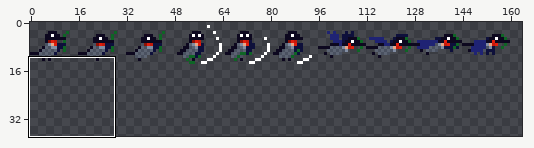
File history of a sprite sheet, src/data/image/2-sprites.png. Above: a wide view before the commit, with the close-up outlined.
Close-up. Before the edit:
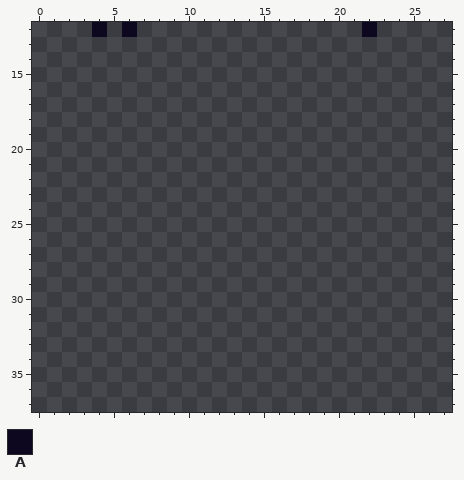
The file is 256x256 pixels. Shown: x 0..27, y 12..37. The wide view leaves out empty margins.
Palette (. is transparent): A #0d081f
Pixels before, first column x 4:
12 A.A...............A
After the commit:
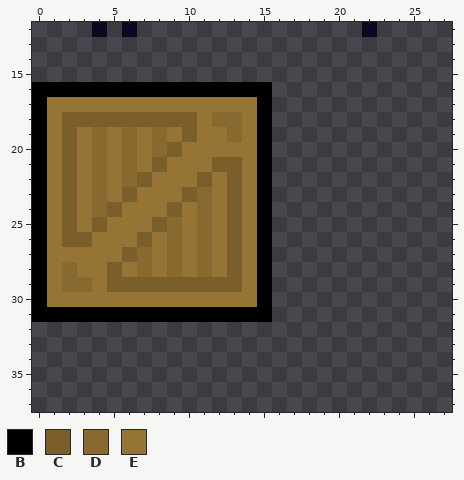
Colours new in this view: B #000000  C #7b5f2b  D #88692f  E #967436
From old to new:
Changed rows in their new state; - is an unchanged pixel.
first column x 0:
16 BBBBBBBBBBBBBBBB
17 BEEEEEEEEEEEEEEB
18 BECCCCCCCCCEDDEB
19 BECEDEDEDECEEDEB
20 BECEDEDEDCEEEEEB
21 BECEDEDECEEECCEB
22 BECEDEDCEEECECEB
23 BECEDECEEECDECEB
24 BECEDCEEECEDECEB
25 BECECEEECDEDECEB
26 BECCEEECEDEDECEB
27 BEEEEECDEDEDECEB
28 BEDEECEDEDEDECEB
29 BEDDECCCCCCCCCEB
30 BEEEEEEEEEEEEEEB
31 BBBBBBBBBBBBBBBB
Boxes around the changes in both close-ups, in picture pixels (x1, y1, x2, y2):
added: (32, 82, 272, 322)
